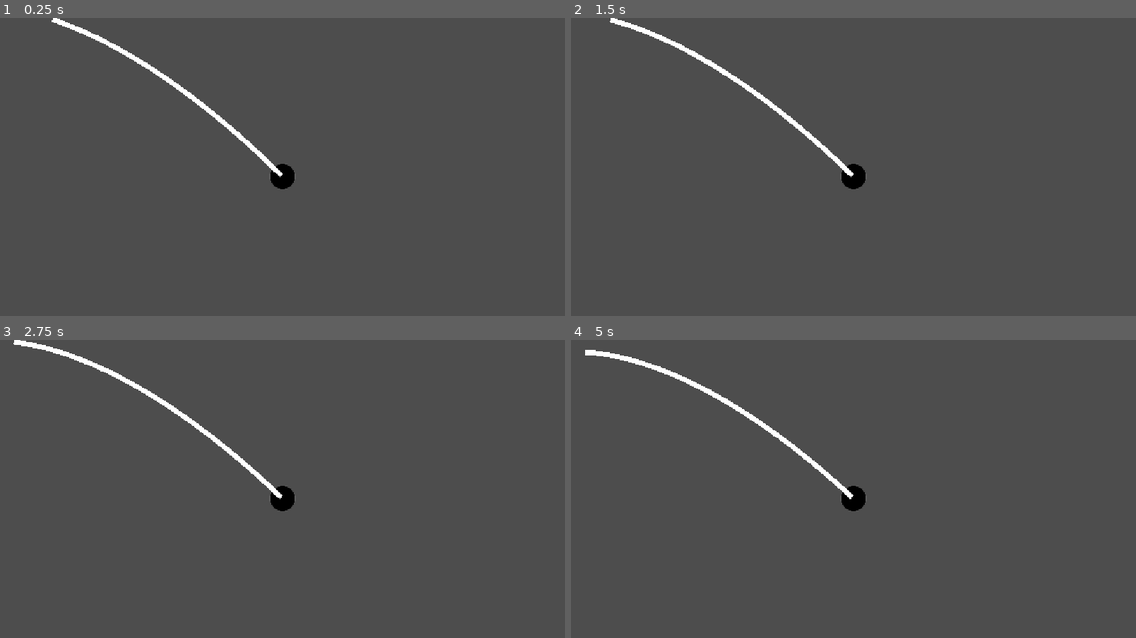
Above: before the commit, frames 1-4 (two rows, left to right).
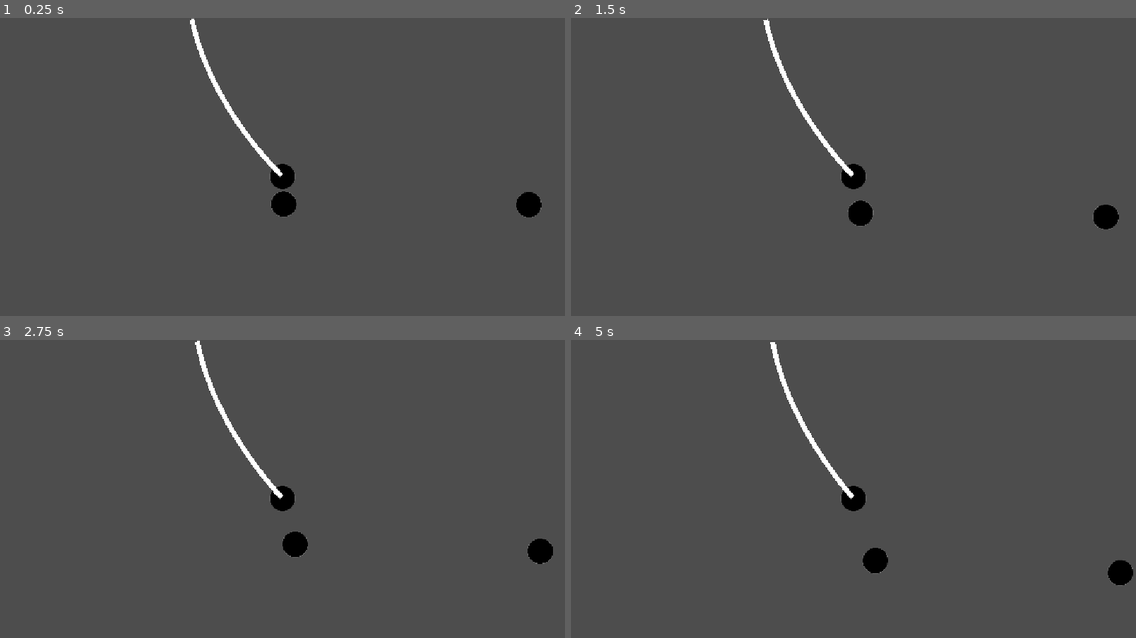
Above: after the commit, the same moments.

Repository: CSHitt/TSA-Video-Game-2027
Game: Godot game, scene res://scenes/gravity_demo.tscn
Same seed, same stepped clock (60 frames per second), same inputs: the game is played once before the commit and once after it.
Inputs:
- Up to frame 1 (0.25 s): no input
- Up to frame 2 (1.5 s): no input
- Up to frame 3 (2.75 s): no input
- Up to frame 4 (5 s): no input

The runs differ from the first frame. In frame 1, 1.8% of the frame differs, in the area x 9-96%, y 0-67%; in frame 2, 1.8%; in frame 3, 1.9%; in frame 4, 2.0%, in the area x 2-100%, y 0-83%.

Commit message:
Update gravity_demo.tscn
added rotation/orbits to planets, might be reverted later because of complexity

Diff:
--- a/scenes/gravity_demo.tscn
+++ b/scenes/gravity_demo.tscn
@@ -5,12 +5,17 @@
 @onready var planet: StaticBody2D = $\"../Planet\"
 @onready var collision_shape_2d: CollisionShape2D = $CollisionShape2D
 @onready var line_2d: Line2D = $\"../Line2D\"
-
-
-var camera_size = Vector2(540,320)
+@onready var planet_rotate: StaticBody2D = $\"../Planet\"
+@onready var planet_2_rotate: StaticBody2D = $\"../Planet2\"
+@onready var planet_1_rotate: StaticBody2D = $\"../Planet\"
+
+var planet_1_radius = 1000
+var planet_2_radius =500
+var camera_size = Vector2(530,320)
 
 var prediction_timer = 0
 
+var angle =0
 var rocket_mass = 10
 var planet_mass = 100000
 
@@ -44,7 +49,9 @@
 '''
 
 func _physics_process(delta: float) -> void:
-
+	angle += 0.01 * delta
+	planet_1_rotate.position = Vector2(cos(angle)*planet_1_radius, sin(angle)*planet_1_radius)
+	planet_2_rotate.position = Vector2(cos(angle)*planet_2_radius, sin(angle)*planet_2_radius)
 
 	dis_x = planet.global_position.x - global_position.x
 	dis_y = planet.global_position.y - global_position.y
@@ -167,6 +174,23 @@
 
 [node name="Camera2D" type="Camera2D" parent="Rocket" unique_id=1967389116]
 
+[node name="Line2D" type="Line2D" parent="." unique_id=702620799]
+round_precision = 1
+
+[node name="Planet2" type="StaticBody2D" parent="." unique_id=230906139]
+position = Vector2(-200, -200)
+
+[node name="Ball" type="Sprite2D" parent="Planet2" unique_id=1635682273]
+texture = SubResource("GradientTexture2D_yfnbx")
+
+[node name="CollisionShape2D" type="CollisionShape2D" parent="Planet2" unique_id=1106179704]
+shape = SubResource("CircleShape2D_cgm5g")
+
+[node name="AreaGravityInfluence2" type="Area2D" parent="Planet2" unique_id=1227265498]
+
+[node name="CollisionGravityInfluence" type="CollisionShape2D" parent="Planet2/AreaGravityInfluence2" unique_id=463707772]
+shape = SubResource("CircleShape2D_0yd1l")
+
 [node name="Planet" type="StaticBody2D" parent="." unique_id=1071814491]
 position = Vector2(305, 438)
 
@@ -181,22 +205,5 @@
 [node name="CollisionGravityInfluence" type="CollisionShape2D" parent="Planet/CollisionShape2D/AreaGravityInfluence" unique_id=866827084]
 shape = SubResource("CircleShape2D_0yd1l")
 
-[node name="Line2D" type="Line2D" parent="." unique_id=702620799]
-round_precision = 1
-
-[node name="Planet2" type="StaticBody2D" parent="." unique_id=230906139]
-position = Vector2(-200, -200)
-
-[node name="Ball" type="Sprite2D" parent="Planet2" unique_id=1635682273]
-texture = SubResource("GradientTexture2D_yfnbx")
-
-[node name="CollisionShape2D" type="CollisionShape2D" parent="Planet2" unique_id=1106179704]
-shape = SubResource("CircleShape2D_cgm5g")
-
-[node name="AreaGravityInfluence2" type="Area2D" parent="Planet2" unique_id=1227265498]
-
-[node name="CollisionGravityInfluence" type="CollisionShape2D" parent="Planet2/AreaGravityInfluence2" unique_id=463707772]
-shape = SubResource("CircleShape2D_0yd1l")
-
+[connection signal="body_entered" from="Planet2/AreaGravityInfluence2" to="Rocket" method="_on_area_gravity_influence_2_body_entered"]
 [connection signal="body_entered" from="Planet/CollisionShape2D/AreaGravityInfluence" to="Rocket" method="_on_area_gravity_influence_body_entered"]
-[connection signal="body_entered" from="Planet2/AreaGravityInfluence2" to="Rocket" method="_on_area_gravity_influence_2_body_entered"]
